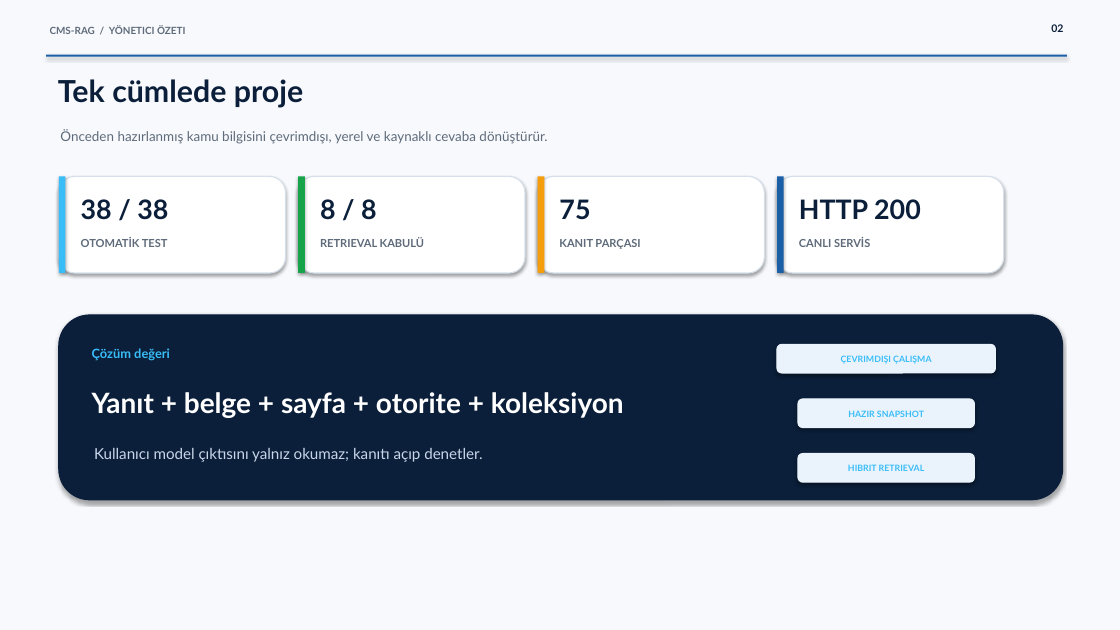
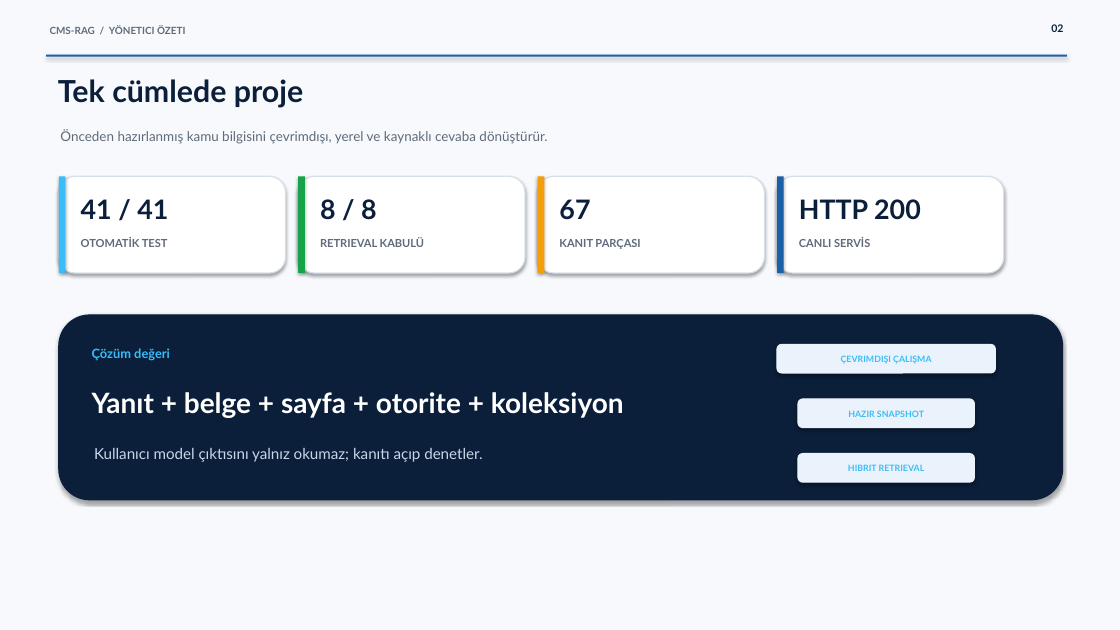
Before and after one commit to AnEngineerEfe/CMS-RAG-Assistant, a slide deck: slide 2 of deliverables/CMS-RAG_Nihai_Proje_Sunumu.pptx. Drawn at 1120x630 pixels with LibreOffice and Linux fonts; fonts in the diff are those of the drawing. Boxes give left, top, right and bottom in pixels: in the first picture for what was removed or moved away, otherwise in the second. Text is boxed around its words. In the diff, an @@ line names an element or a change of style, - is before the commit and + after.

```diff
--- a/deliverables/CMS-RAG_Nihai_Proje_Sunumu.pptx
+++ b/deliverables/CMS-RAG_Nihai_Proje_Sunumu.pptx
@@ text at <box>81,199,168,219</box>: text changed @@
-38 / 38
+41 / 41
@@ text at <box>559,199,590,220</box>: text changed @@
-75
+67
```
Also in this commit, not shown: 1 other slide changed, 23 other files.
